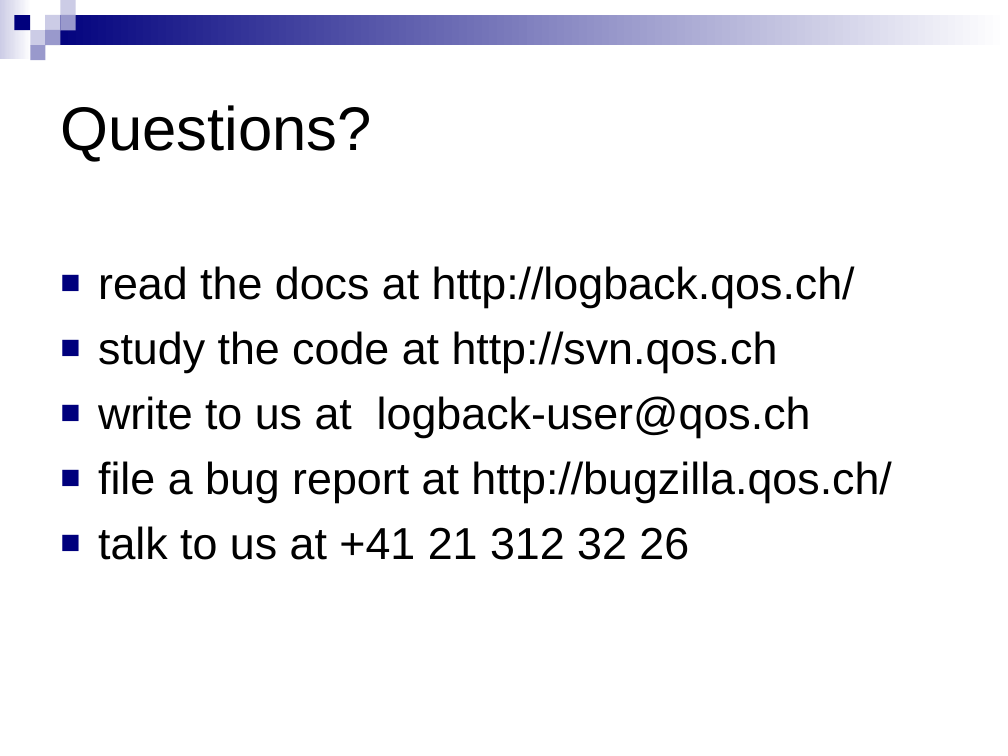
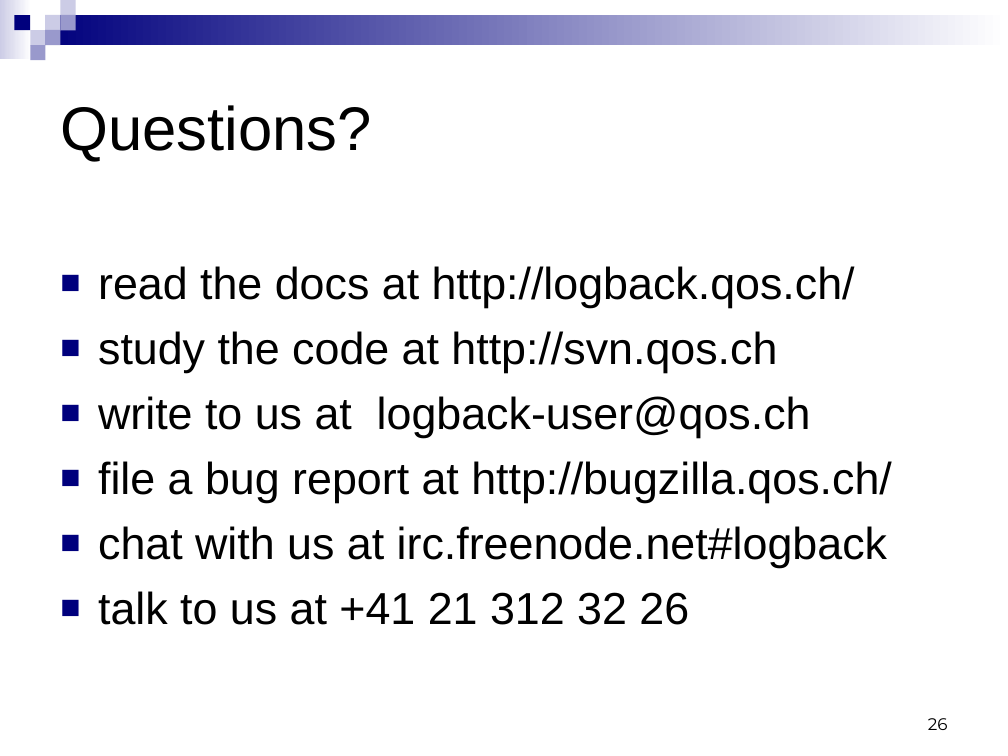
Before and after one commit to qos-ch/logback, a slide deck: slide 26 of logback-site/src/site/resources/10reasons.ppt. Drawn at 1008x756 pixels with LibreOffice and Linux fonts; fonts in the diff are those of the drawing; background and template pictures are left out. Boxes give left, top, right and bottom in pixels: in the first picture for what was removed or moved away, otherwise in the second. Text is boxed around its words. In the diff, an @@ line names an element or a change of style, - is before the commit and + after.

```diff
--- a/logback-site/src/site/resources/10reasons.ppt
+++ b/logback-site/src/site/resources/10reasons.ppt
@@ text at [98, 526, 887, 568]: paragraph added @@
+■ chat with us at irc.freenode.net#logback
@@ page number added at [928, 718, 948, 730], 12 pt, text #000000 @@
+26
```
Also in this commit, not shown: 25 other slides changed, 3 other files.
